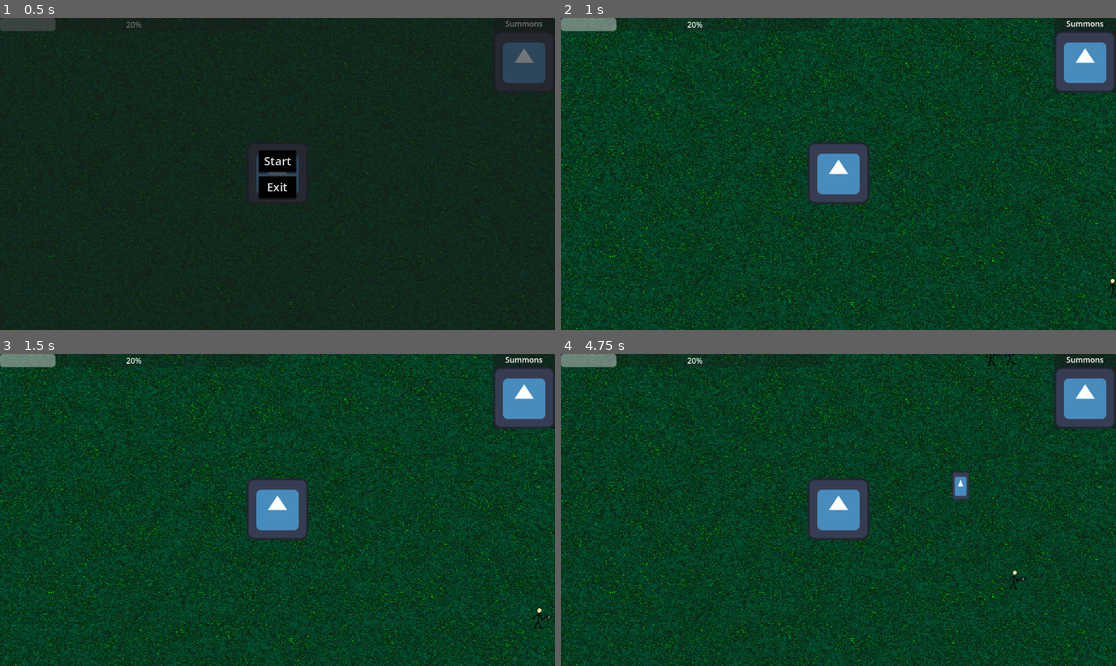
Above: before the commit, frames 1-4 (two rows, left to right).
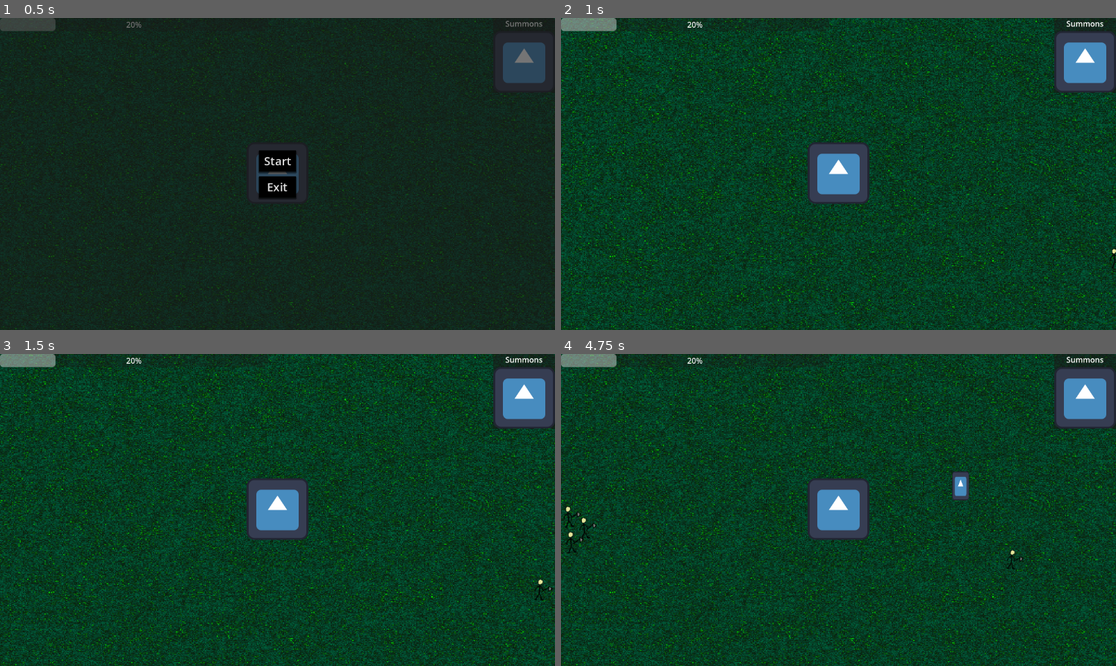
Above: after the commit, the same moments.

Repository: Igorrreha/ldjam-summoning
Game: Godot game, scene res://main.tscn
Same seed, same stepped clock (60 frames per second), same inputs: the game is played once before the commit and once after it. The engine's default icon, where the game draws it, is replaced by a stand-in: a white triangle on a blue panel in a dark square.
Inputs (mouse positions are in pixels of both pictures, inside the frame that each line leads up to):
- Up to frame 1 (0.5 s): no input
- Up to frame 2 (1 s): click "Start" at 0.5 s
- Up to frame 3 (1.5 s): click (521, 397) at 1.25 s
- Up to frame 4 (4.75 s): click (1082, 397) at 2 s; click (1082, 397) at 2.75 s; tap Enter at 3.5 s; move the mouse to (960, 494) at 3.52 s; tap 1 at 3.6 s; click (960, 494) at 3.67 s; drag from (727, 525) to (960, 494) at 4.27 s

Frame 1 is identical in both runs. In frame 2, less than 0.1% of the frame differs, in the area x 98-100%, y 73-90%; in frame 3, less than 0.1%; in frame 4, 0.3%, in the area x 0-84%, y 0-76%.

Commit message:
Game restart

Diff:
--- a/main.tscn
+++ b/main.tscn
@@ -1,10 +1,12 @@
-[gd_scene load_steps=6 format=3 uid="uid://c3pkanavhi8ax"]
+[gd_scene load_steps=8 format=3 uid="uid://c3pkanavhi8ax"]
 
 [ext_resource type="PackedScene" uid="uid://d3wss5cdpkfn6" path="res://modules/gamestart_splashscreen/gamestart_splashscreen.tscn" id="1_1r8an"]
 [ext_resource type="PackedScene" uid="uid://dtttoblwtuilw" path="res://game.tscn" id="1_byb6l"]
 [ext_resource type="PackedScene" uid="uid://ovxlsequh7vl" path="res://modules/game_hud/game_hud.tscn" id="1_ui2nv"]
 [ext_resource type="PackedScene" uid="uid://cw5sq1not35fx" path="res://modules/main_menu/main_menu.tscn" id="2_ryy64"]
 [ext_resource type="PackedScene" uid="uid://c05exain5xqqy" path="res://modules/game_over_menu/game_over_menu.tscn" id="3_0e54r"]
+[ext_resource type="Script" path="res://modules/game_restarter/game_restarter.gd" id="6_rxp6k"]
+[ext_resource type="Resource" uid="uid://cfduuk254rjq8" path="res://modules/game_state_signals/game_state_signals.tres" id="7_7crwr"]
 
 [node name="Main" type="Node"]
 
@@ -19,4 +21,8 @@
 
 [node name="GamestartSplashscreen" parent="Ui" instance=ExtResource("1_1r8an")]
 
-[node name="Game" parent="." instance=ExtResource("1_byb6l")]
+[node name="GameRestarter" type="Node" parent="." node_paths=PackedStringArray("_game_container")]
+script = ExtResource("6_rxp6k")
+_game_container = NodePath("..")
+_game_scene = ExtResource("1_byb6l")
+_game_state_signals = ExtResource("7_7crwr")
--- /dev/null
+++ b/modules/game_restarter/game_restarter.gd
@@ -0,0 +1,22 @@
+extends Node
+
+
+@export var _game_container: Node
+@export var _game_scene: PackedScene
+@export var _game_state_signals: GameStateSignals
+
+
+var _current_game_scene: Node
+
+
+func _ready() -> void:
+	_current_game_scene = _game_scene.instantiate()
+	_game_container.add_child.call_deferred(_current_game_scene)
+	_game_state_signals.game_restart_requested.connect(_restart_game)
+
+
+func _restart_game() -> void:
+	_current_game_scene.queue_free()
+	_current_game_scene = _game_scene.instantiate()
+	_game_container.add_child(_current_game_scene)
+	_game_state_signals.game_started.emit()
